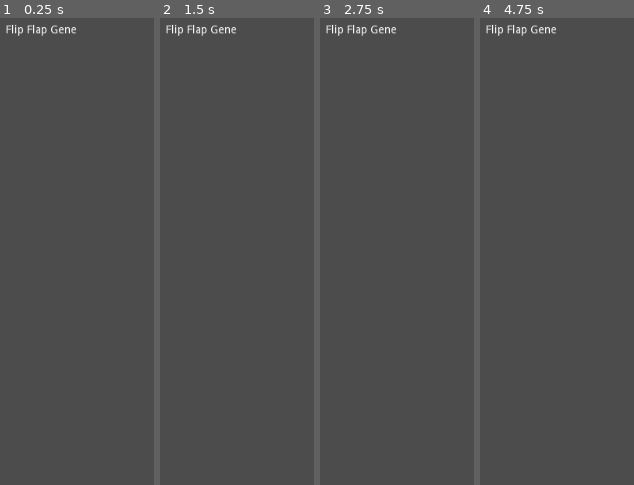
Above: before the commit, frames 1-4 (left to right).
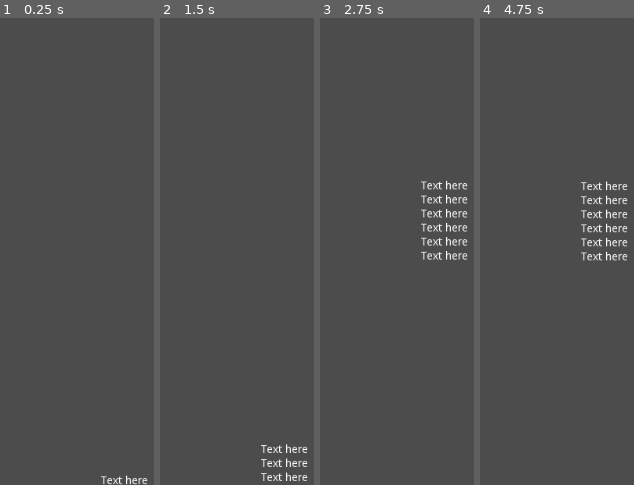
Above: after the commit, the same moments.

Repository: pmoco/GGJ23-FlipFlop_Gene
Game: Godot game, scene res://Event_box.tscn
Two runs of this game, one before a commit and one after it. Both use one fixed random seed, a clock stepped at 60 frames per second and the inputs below. Before the commit the project starts from res://Main.tscn.
Inputs (mouse positions are in pixels of both pictures, inside the frame that each line leads up to):
- Up to frame 1 (0.25 s): no input
- Up to frame 2 (1.5 s): click (outside the picture) at 0.52 s; click (outside the picture) at 1.27 s
- Up to frame 3 (2.75 s): click (outside the picture) at 2.02 s
- Up to frame 4 (4.75 s): tap Enter at 3.5 s; tap Space at 4.25 s

The runs differ from the first frame. In frame 1, 0.7% of the frame differs, in the area x 3-96%, y 1-100%; in frame 2, 1.2%; in frame 3, 2.1%, in the area x 3-96%, y 1-52%; in frame 4, 2.0%.

Commit message:
Add event classes

Diff:
--- /dev/null
+++ b/Action_event.gd
@@ -0,0 +1,13 @@
+class_name Action_event extends Node
+
+
+var _hunting
+var _fishing
+var _agriculture
+var _harvest
+# Declare member variables here. Examples:
+func _init(list):
+	_hunting = list[0]
+	_fishing = list[1]
+	_agriculture = list[2]
+	_harvest = list[3]
--- /dev/null
+++ b/Event_box.gd
@@ -0,0 +1,33 @@
+class_name Event_box extends Control
+
+
+# Declare member variables here. Examples:
+# var a = 2
+# var b = "text"
+export var menu_size = 0.45
+export var lerp_speed = 0.2
+
+var _popped_up = false
+var _up_anchor = Vector2(0.8-menu_size,1)
+var _down_anchor = Vector2(1,1+menu_size)
+var _target_anchor = _down_anchor
+
+
+# Called when the node enters the scene tree for the first time.
+func _ready():
+	pass # Replace with function body.
+
+
+# Called every frame. 'delta' is the elapsed time since the previous frame.
+func _process(delta):
+	anchor_top = lerp(anchor_top,_target_anchor.x,lerp_speed)
+	anchor_bottom = lerp(anchor_bottom,_target_anchor.y,lerp_speed)
+
+
+
+func _on_TextureButton_pressed():
+	if !_popped_up:
+		_target_anchor = _up_anchor
+	else:
+		_target_anchor = _down_anchor
+	_popped_up = !_popped_up
--- /dev/null
+++ b/Event_box.tscn
@@ -0,0 +1,78 @@
+[gd_scene load_steps=2 format=2]
+
+[ext_resource path="res://Event_box.gd" type="Script" id=1]
+
+[node name="Control" type="Control"]
+anchor_top = 0.45
+anchor_right = 1.0
+anchor_bottom = 1.0
+script = ExtResource( 1 )
+
+[node name="VBoxContainer" type="VBoxContainer" parent="."]
+anchor_right = 1.0
+anchor_bottom = 1.0
+margin_left = 132.0
+margin_top = -35.0
+margin_right = -221.0
+margin_bottom = -194.0
+custom_constants/separation = 0
+
+[node name="TextureButton" type="TextureButton" parent="VBoxContainer"]
+margin_left = 571.0
+margin_right = 671.0
+margin_bottom = 35.0
+rect_min_size = Vector2( 100, 35 )
+size_flags_horizontal = 8
+expand = true
+
+[node name="NinePatchRect" type="NinePatchRect" parent="VBoxContainer"]
+margin_top = 35.0
+margin_right = 671.0
+margin_bottom = 171.0
+size_flags_vertical = 3
+
+[node name="MarginContainer" type="MarginContainer" parent="VBoxContainer/NinePatchRect"]
+margin_right = 40.0
+margin_bottom = 40.0
+
+[node name="VBoxContainer" type="VBoxContainer" parent="VBoxContainer/NinePatchRect/MarginContainer"]
+margin_right = 60.0
+margin_bottom = 104.0
+
+[node name="Label" type="Label" parent="VBoxContainer/NinePatchRect/MarginContainer/VBoxContainer"]
+margin_right = 60.0
+margin_bottom = 14.0
+text = "Text here"
+
+[node name="Label2" type="Label" parent="VBoxContainer/NinePatchRect/MarginContainer/VBoxContainer"]
+margin_top = 18.0
+margin_right = 60.0
+margin_bottom = 32.0
+rect_pivot_offset = Vector2( -34, -215 )
+text = "Text here"
+
+[node name="Label3" type="Label" parent="VBoxContainer/NinePatchRect/MarginContainer/VBoxContainer"]
+margin_top = 36.0
+margin_right = 60.0
+margin_bottom = 50.0
+text = "Text here"
+
+[node name="Label4" type="Label" parent="VBoxContainer/NinePatchRect/MarginContainer/VBoxContainer"]
+margin_top = 54.0
+margin_right = 60.0
+margin_bottom = 68.0
+text = "Text here"
+
+[node name="Label5" type="Label" parent="VBoxContainer/NinePatchRect/MarginContainer/VBoxContainer"]
+margin_top = 72.0
+margin_right = 60.0
+margin_bottom = 86.0
+text = "Text here"
+
+[node name="Label6" type="Label" parent="VBoxContainer/NinePatchRect/MarginContainer/VBoxContainer"]
+margin_top = 90.0
+margin_right = 60.0
+margin_bottom = 104.0
+text = "Text here"
+
+[connection signal="pressed" from="VBoxContainer/TextureButton" to="." method="_on_TextureButton_pressed"]
--- /dev/null
+++ b/Event_manager.gd
@@ -0,0 +1,62 @@
+
+class_name Event_manager extends Node
+
+enum SIZE {
+	BIG
+	MEDIUM
+	SMALL
+}
+
+var _random_list=["sick","infected","child","death","roobed"]
+
+
+var _task_list=["injured","extra_food","death","betraied"]
+
+# Called when the node enters the scene tree for the first time.
+func call_actions():
+	var event_type = SIZE.keys()[randi() % SIZE.size()]
+	var list
+	var hunting
+	var fishing
+	var agriculture
+	var harvest
+	if event_type == SIZE.BIG:
+		hunting = 3
+	elif event_type == SIZE.MEDIUM:
+		hunting = 2
+	elif event_type == SIZE.SMALL:
+		hunting = 1
+	list.append(hunting)
+	event_type = SIZE.keys()[randi() % SIZE.size()]
+	if event_type == SIZE.BIG:
+		fishing = 3
+	elif event_type == SIZE.MEDIUM:
+		fishing = 2
+	elif event_type == SIZE.SMALL:
+		fishing = 1
+	list.append(fishing)
+	event_type = SIZE.keys()[randi() % SIZE.size()]
+	if event_type == SIZE.BIG:
+		agriculture = 3
+	elif event_type == SIZE.MEDIUM:
+		agriculture = 2
+	elif event_type == SIZE.SMALL:
+		agriculture = 1
+	list.append(agriculture)
+	event_type = SIZE.keys()[randi() % SIZE.size()]
+	if event_type == SIZE.BIG:
+		harvest = 3
+	elif event_type == SIZE.MEDIUM:
+		harvest = 2
+	elif event_type == SIZE.SMALL:
+		harvest = 1
+	list.append(harvest)
+	return Action_event(list)
+
+func call_random(person):
+	var event_type = _random_list[randi() % _random_list.size()]
+	return Random_event(event_type)
+
+func call_task(person):
+	var event_type = _task_list[randi() % _task_list.size()]
+	return Random_event(event_type)
--- /dev/null
+++ b/Random_event.gd
@@ -0,0 +1,42 @@
+class_name Random_event extends Node
+
+var _people
+var _quantity
+var _new_person
+var _type
+func _init(type):
+	_type = type
+	if type == "sick":
+		_people = get_random() #get random character
+		_quantity = 0
+		_new_person = false
+	if type == "infected":
+		_people.append(get_random())
+		_people.append(get_random())
+		_quantity = 0
+		_new_person = false
+	if type == "child":
+		_people = get_new() #get new character
+		_quantity = 0
+		_new_person = True
+	if type == "death":
+		_people = get_random()
+		_quantity = 0
+		_new_person = false
+	if type == "roobed":
+		_people = null
+		_quantity = randi() % get_current_food()
+		_new_person = false
+	if type == "injured":
+		_people = get_random()
+		_quantity = 0
+		_new_person = false
+	if type == "extra_food":
+		_people = get_random()
+		_quantity = randi() % get_current_food()
+		_new_person = false
+	if type == "betraied":
+		_people.append(get_random()) # delete from communiy
+		_people.append(get_random())
+		_quantity = randi() % get_current_food()
+		_new_person = false
--- a/project.godot
+++ b/project.godot
@@ -9,19 +9,43 @@
 config_version=4
 
 _global_script_classes=[ {
+"base": "Node",
+"class": "Action_event",
+"language": "GDScript",
+"path": "res://Action_event.gd"
+}, {
 "base": "Control",
 "class": "Character",
 "language": "GDScript",
 "path": "res://Character.gd"
+}, {
+"base": "Control",
+"class": "Event_box",
+"language": "GDScript",
+"path": "res://Event_box.gd"
+}, {
+"base": "Node",
+"class": "Event_manager",
+"language": "GDScript",
+"path": "res://Event_manager.gd"
+}, {
+"base": "Node",
+"class": "Random_event",
+"language": "GDScript",
+"path": "res://Random_event.gd"
 } ]
 _global_script_class_icons={
-"Character": ""
+"Action_event": "",
+"Character": "",
+"Event_box": "",
+"Event_manager": "",
+"Random_event": ""
 }
 
 [application]
 
 config/name="FlipFlapGene"
-run/main_scene="res://Main.tscn"
+run/main_scene="res://Event_box.tscn"
 config/icon="res://icon.png"
 
 [gui]
Not shown, changed: .gitignore
